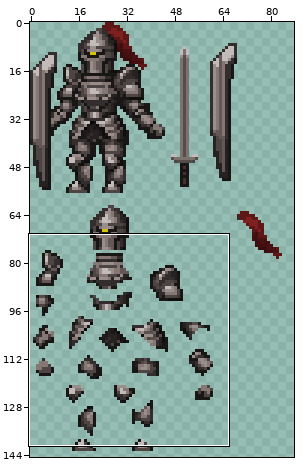
A sprite sheet gets an edit: Assets/Enemies/Knight/Knight.png. The picture above shows the old version from afar; the outline marks the close-up.
Close-up. The starting point:
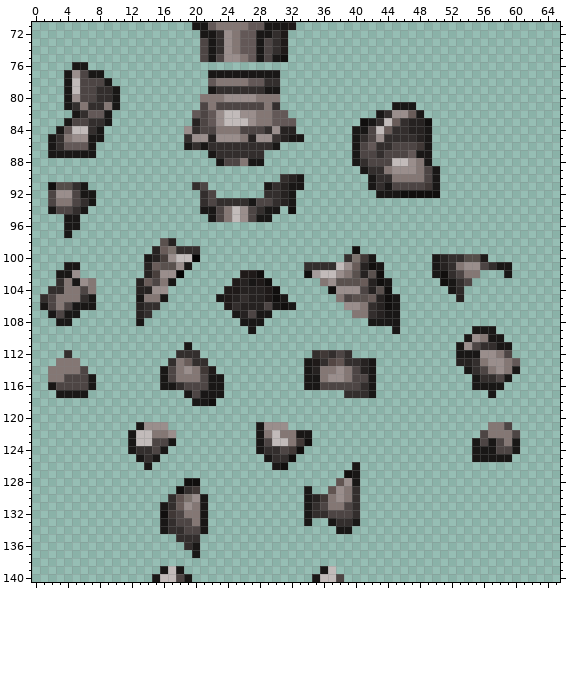
The file is 145x145 pixels. Colours within 5 levels of each other are drawn and written as one. Shown: x 0..65, y 71..140. The wide view leaves out empty margins.
And afterwards:
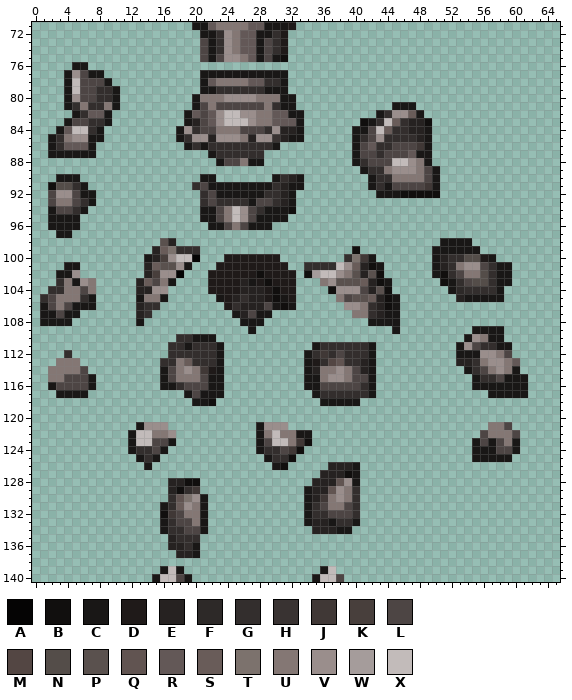
Palette (. is transparent): A #050404  B #110f0e  C #191716  D #1f1a19  E #262221  F #2d2928  G #332e2d  H #393332  J #403836  K #483f3c  L #4d4544  M #534643  N #544d49  P #5a514e  Q #615451  R #635857  S #695c59  T #7c726d  U #847774  V #9a8e8c  W #a59c9b  X #c2bbba
What changed:
@@ x 16..35 @@
  76 ....................
- 77 ......CCCCCCCCC.....
- 78 ......RUUUURRGG.....
- 79 ......CGGGGGGCC.....
- 80 .....UUUVVVVUUU.....
- 81 .....LULLLLLLUG.....
- 82 ....RLRVXXVVUURR....
- 83 ....ELRVXXXVUURRR...
- 84 ...VGLLUUULLLGVEE...
- 85 ...GVVEVVVUEVVHECC..
+ 77 .....CCCCCCCCCCC....
+ 78 .....CRUUUURRGGC....
+ 79 .....CCGGGGGGCCC....
+ 80 ....CUUUVVVVUUUCC...
+ 81 ....CLULLLLLLUGCC...
+ 82 ...CRLRVXXVVUURRCC..
+ 83 ...CELRVXXXVUURRRC..
+ 84 ..CVGLLUUULLLGVEEC..
+ 85 ..CGVVEVVVUEVVHECC..
  86 ...CGCGGGGGGGGC.....
@@ x 0..65 @@
  89 .........................................CGGUVVVULC...............
- 90 ...............................GEC........CGGUUUULC...............
- 91 ..BNNGC.............GL.......CGECC........CGCLLLLJC...............
- 92 ..LVVLCC.............GL......GGEC..........CCCBBBBB...............
+ 90 ...CCC...............CC.......CGEC........CGGUUUULC...............
+ 91 ..BNNGC.............GLCCCCCCCCGECC........CGCLLLLJC...............
+ 92 ..LVVLCC.............GLCCCCCCGGEC..........CCCBBBBB...............
  93 ..LUULGC.............GLGGGGCLLGEC.................................
- 94 ..CLLGC..............CCLUXVLGCC.B.................................
- 95 ....CC................CLUXVLCC....................................
- 96 ....CC............................................................
- 97 ....C.............................................................
- 98 ................PE................................................
- 99 ...............ESTGGG...................B.........................
-100 ..............CEKVXXA..................GTJC.......CEGGNND.........
-101 ....CC........ESPPVC..............GGGGXVSEBC......CEGUVVLGCC......
-102 ...CCV........EKVVA.......DDB.....BWXXVUPEPB......CBGLUU...C......
-103 ...GUCVU.....ESLUC.......DECDB......UVPPPSEBC......BCGL...........
-104 ..GGUULU.....EEVV.......DDEEEDB......BVVVLEPB.......CF............
-105 .GLUUUGC.....CUUC......CDEGEEDBC......ULPPSEBC.......E............
+ 94 ..CLLGC..............CCLUXVLGCCCB.................................
+ 95 ..CCCC...............CCLUXVLCCCC..................................
+ 96 ..CCCC................CCLULCCC....................................
+ 97 ...CC.............................................................
+ 98 ................PE.................................CCCC...........
+ 99 ...............ESTGGG...................B.........CCCCCC..........
+100 ..............CEKVXXA...DDDDDDD........GTJC.......CEGGNNDC........
+101 ....CC........ESPPVC...DDDDDDDDD..GGGGXVSEBC......CEGUVVLGCC......
+102 ...CCV........EKVVA...DDDDDDBDDDD.BWXXVUPEPB......CBGLUUNGCC......
+103 ...GUCVU.....ESLUC....DDDDECDBDDD...UVPPPSEBC......BCGLNNGCC......
+104 ..GGUULU.....EEVV.....DDDDEEEDBDD....BVVVLEPB.......CFGGGGC.......
+105 .GLUUUGC.....CUUC......CDEGEEDBCD.....ULPPSEBC.......ECCCCC.......
 106 .CLULCCC.....EGG........DGEEELCBC......VVUGEBC....................
-107 ..CLCC.......EG..........CELCC..........UUGECC....................
-108 ...CC........C............CCC.............CCCC....................
-109 ...........................C.................C.........CCC........
-110 ......................................................CVUCC.......
-111 ...................C.................................CVLGGCC......
-112 ....G.............GGG..............GJGLG.............CCCVVUL......
-113 ...UUU...........GUSGG............CDGMQGGEC..........EEGUVVUR.....
-114 ..UUUUL.........CLUVUJD...........CEUUVULEC...........CGLUVUC.....
-115 ..UULLLC........CLUUULCC..........CCUVVULLC............CGGLC......
-116 ..CLLLLC........CCGLLLCC..........CCLLLLLGC............CCCC.......
-117 ...CCCC............CLCCC...............GGGC..............C........
-118 ....................CCB...........................................
+107 .CCLCC.......EG..........CELCC..........UUGECC....................
+108 .CCCC........C............CCC.............CCCC....................
+109 ...........................C.................C.........CCCC.......
+110 ..................GGCCC...............................CVUCC.......
+111 .................GGCGGGC...........CGGGGGGC..........CVLGGCC......
+112 ....G............GGGGGGC..........CGJGLGGGC..........CCCVVUL......
+113 ...UUU..........GGUSGGGC..........CDGMQGGEC..........EEGUVVUR.....
+114 ..UUUUL.........CLUVUJDC..........CEUUVULEC...........CGLUVUC.....
+115 ..UULLLC........CLUUULCC..........CCUVVULLC............CGGLCCC....
+116 ..CLLLLC........CCGLLLCC..........CCLLLLLGC............CCCCCCC....
+117 ...CCCC............CLCCC...........CGGGGGGC..............CCCCC....
+118 ....................CCB.............CCCCC.........................
 119 ..................................................................
@@ x 15..41 @@
 125 C.............CGGB.........
-126 ...............CB........C.
-127 ........................BC.
-128 ....BB.................QVC.
-129 ...BGJ.............C..QVUG.
+126 ...............CB.....EEEC.
+127 .....................EEEBC.
+128 ..EEBB..............EEEQVC.
+129 ..EBGJ.............CEEQVUG.
 130 ..GQTVC............CEJUVUG.
@@ x 15..39 @@
 132 .BJLUUC............CGGLLL
-133 .CGLLUC............C..CGG
-134 .CGGLLC................CC
-135 ...GGG...................
-136 ....GC...................
-137 .....C...................
+133 .CGLLUC............CEECGG
+134 .CGGLLC.............EEECC
+135 ..EGGG...................
+136 ..EEGC...................
+137 ...EEC...................
 138 .........................
